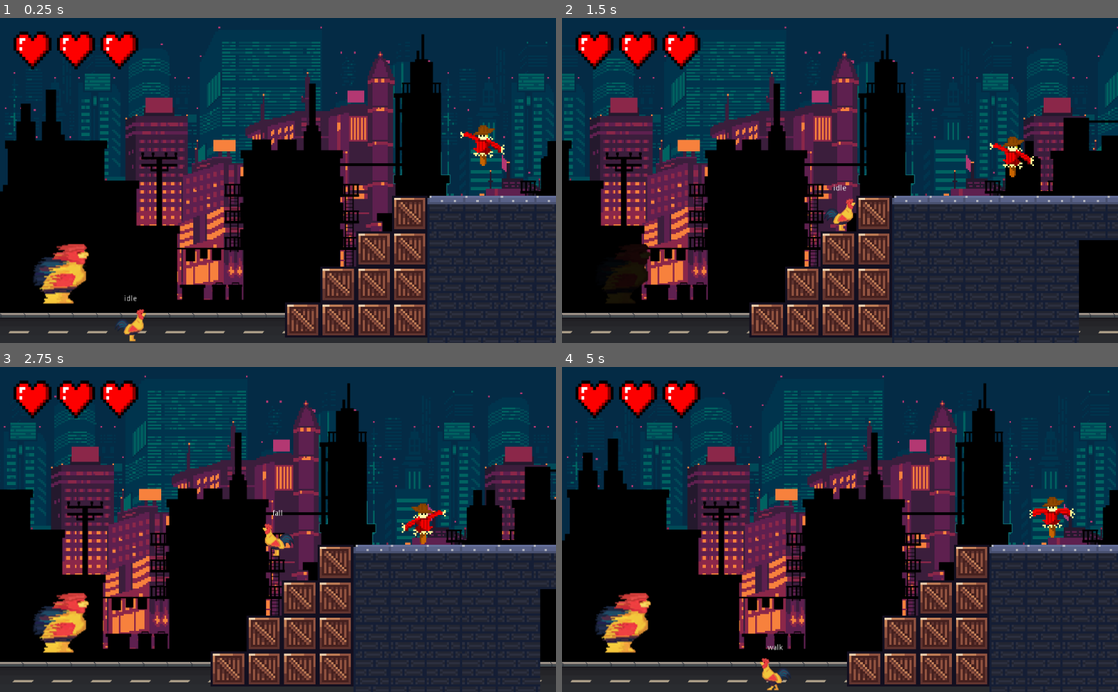
Above: before the commit, frames 1-4 (two rows, left to right).
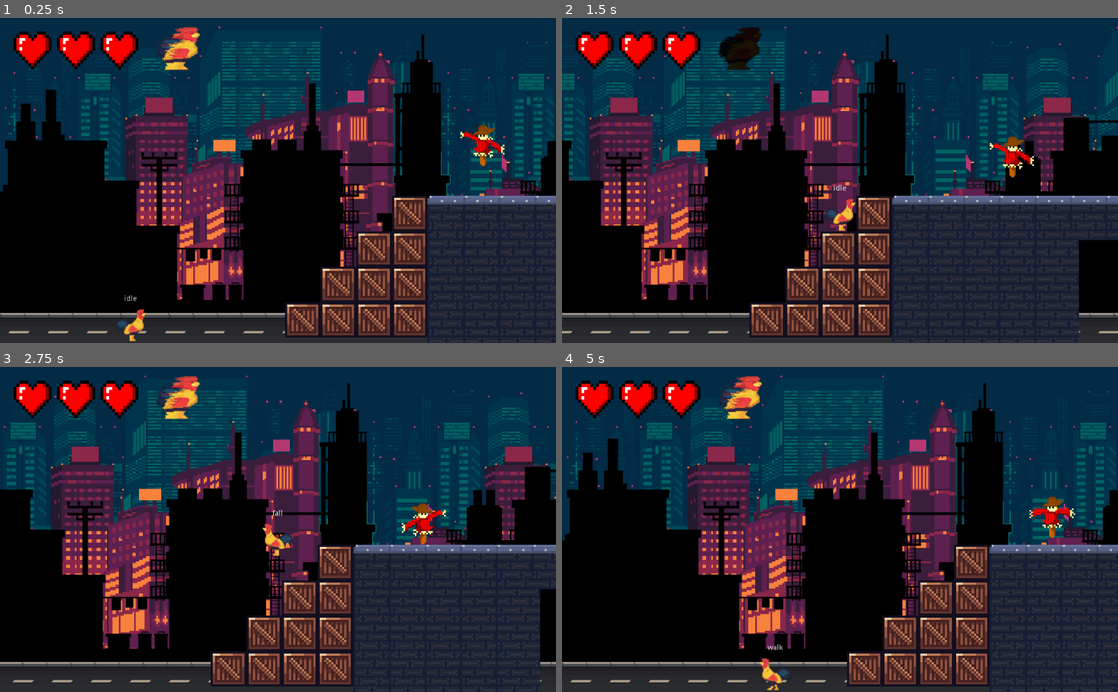
Above: after the commit, the same moments.

Repository: see4pablo/rooster-madness
Game: Godot game, scene res://Game.tscn
The game is run twice, just before and just after one commit, with the same random seed, the same clock (stepped at 60 frames per second) and the same inputs.
Inputs (mouse positions are in pixels of both pictures, inside the frame that each line leads up to):
- Up to frame 1 (0.25 s): no input
- Up to frame 2 (1.5 s): move the mouse to (962, 164) at 0.52 s; press the mouse at (962, 164) at 0.53 s; hold D (move_right) from 0.53 s (still down); tap Space (jump) at 0.77 s; move the mouse to (728, 196) at 1.27 s; release the mouse at (728, 196) at 1.28 s; click (728, 196) at 1.35 s
- Up to frame 3 (2.75 s): tap Space (jump) at 1.52 s; move the mouse to (333, 458) at 2.02 s; release D (move_right) at 2.03 s; press the mouse at (333, 458) at 2.03 s; hold A (move_left) from 2.03 s (still down)
- Up to frame 4 (5 s): move the mouse to (812, 594) at 2.77 s; release A (move_left) at 2.78 s; release the mouse at (812, 594) at 2.78 s; hold D (move_right) 2.78-4.28 s; click (812, 594) at 2.85 s; tap Space (jump) at 3.02, 3.77, 4.52 s; move the mouse to (1006, 578) at 3.52 s; press the mouse at (1006, 578) at 3.53 s; move the mouse to (673, 480) at 4.27 s; release the mouse at (673, 480) at 4.28 s; hold A (move_left) from 4.28 s (still down); click (673, 480) at 4.35 s

The runs differ from the first frame. In frame 1, 2.0% of the frame differs, in the area x 6-36%, y 2-89%; in frame 2, 0.8%; in frame 3, 2.0%; in frame 4, 2.0%.

Commit message:
[FIX] Fixed gui

Diff:
--- a/Interface/GUI.tscn
+++ b/Interface/GUI.tscn
@@ -13,25 +13,22 @@
 }
 
 [node name="DashIcon" type="NinePatchRect" parent="."]
-anchor_top = 1.0
-anchor_bottom = 1.0
-margin_top = -161.0
-margin_right = 101.0
+margin_right = 372.0
+margin_bottom = 110.0
 __meta__ = {
 "_edit_use_anchors_": false
 }
 
 [node name="1" type="TextureRect" parent="DashIcon"]
-anchor_left = 0.5
+anchor_left = 1.0
 anchor_top = 0.5
-anchor_right = 0.5
+anchor_right = 1.0
 anchor_bottom = 0.5
-margin_left = 9.5
-margin_top = -109.5
-margin_right = 114.5
-margin_bottom = 9.5
+margin_left = -83.7755
+margin_top = -43.449
+margin_right = -2.77551
+margin_bottom = 41.551
 texture = ExtResource( 1 )
-expand = true
 stretch_mode = 1
 __meta__ = {
 "_edit_use_anchors_": false
@@ -40,8 +37,8 @@
 [node name="HeartBar" type="HBoxContainer" parent="."]
 margin_left = 25.0
 margin_top = 25.0
-margin_right = 998.0
-margin_bottom = 109.0
+margin_right = 255.0
+margin_bottom = 95.0
 custom_constants/separation = 10
 __meta__ = {
 "_edit_use_anchors_": false
@@ -49,20 +46,20 @@
 
 [node name="1" type="TextureRect" parent="HeartBar"]
 margin_right = 70.0
-margin_bottom = 84.0
+margin_bottom = 70.0
 texture = ExtResource( 2 )
 stretch_mode = 3
 
 [node name="2" type="TextureRect" parent="HeartBar"]
 margin_left = 80.0
 margin_right = 150.0
-margin_bottom = 84.0
+margin_bottom = 70.0
 texture = ExtResource( 2 )
 stretch_mode = 3
 
 [node name="3" type="TextureRect" parent="HeartBar"]
 margin_left = 160.0
 margin_right = 230.0
-margin_bottom = 84.0
+margin_bottom = 70.0
 texture = ExtResource( 2 )
 stretch_mode = 3
